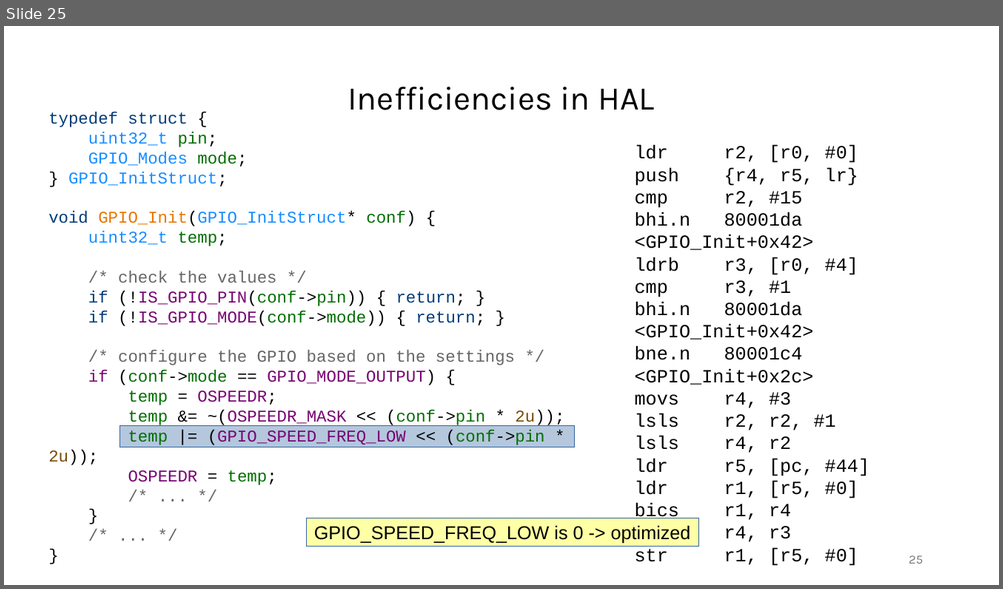
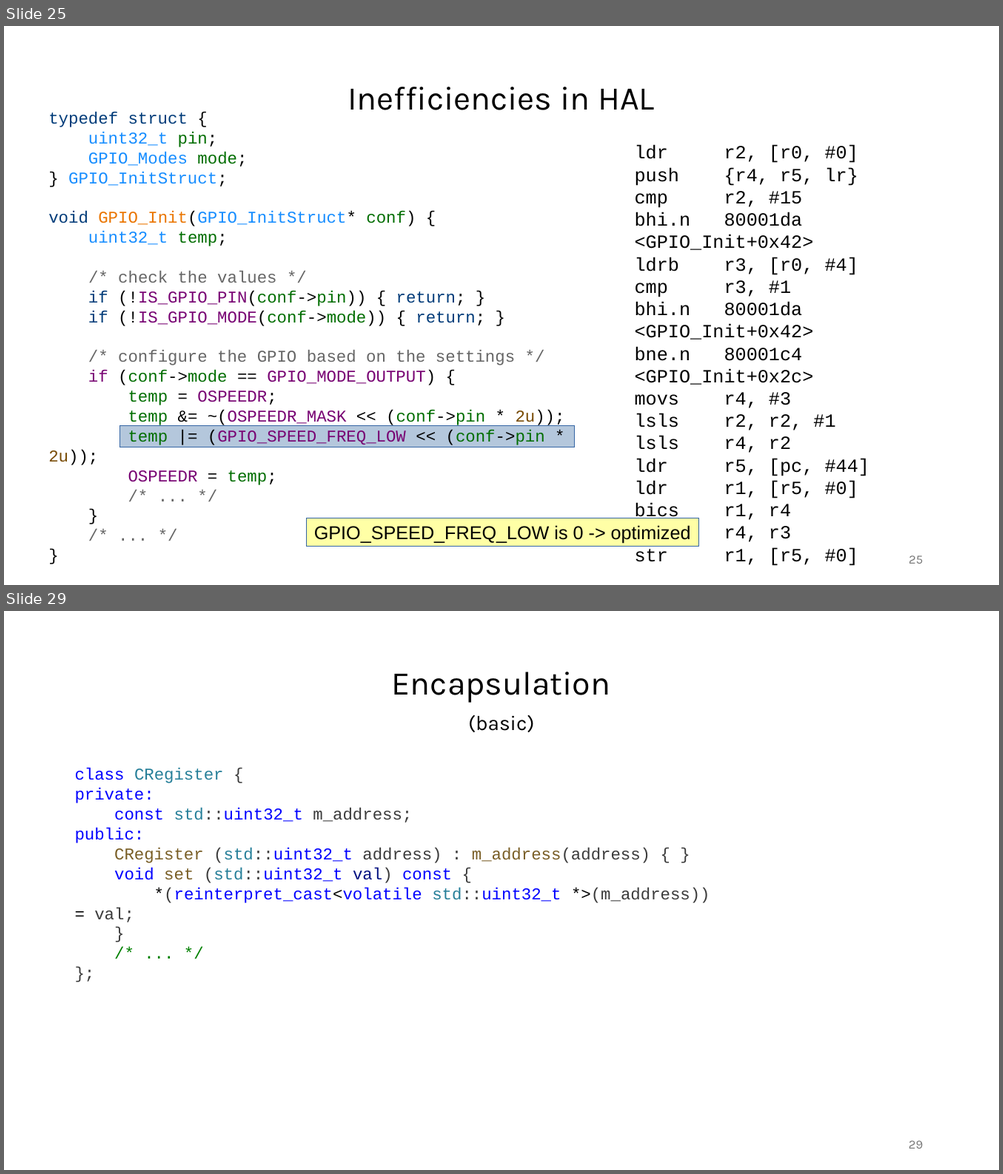
Before and after one commit to janos32783/cppcon_2024_cost_cpp_abstractions, a slide deck: presentation/cppcon.pptx. Shown one above the other, each under a label of ours: slide 25 before the commit, slides 25 and 29 after it; the slides between them are not shown. The pictures are 1003x589 and 1003x1174 pixels, drawn with LibreOffice and Linux fonts; fonts in the diff are those of the drawing. Boxes give left, top, right and bottom in pixels: in the first picture for what was removed or moved away, otherwise in the second. Text is boxed around its words. In the diff, an @@ line names an element or a change of style, - is before the commit and + after.

Commit message:
encapsulation work in progress

```diff
--- a/presentation/cppcon.pptx
+++ b/presentation/cppcon.pptx
@@ slide 29 added at (4,611,999,1170), background #FFFFFF @@
@@ text added at (392,672,611,732), 32 pt, text #000000 @@
+Encapsulation
+(basic)
@@ text added at (75,768,710,923), 16 pt, text #0000FF @@
+class CRegister {
+private:
+const std::uint32_t m_address;
+public:
+CRegister (std::uint32_t address) : m_address(address) { }
+void set (std::uint32_t val) const {
+*(reinterpret_cast<volatile std::uint32_t *>(m_address)) = val;
+}
+/* ... */
+};
@@ page number added at (908,1141,922,1149), 12 pt, text #787878 @@
+29
```
Also in this commit, not shown: 2 slides changed, 8 other slides added, 7 other files.
